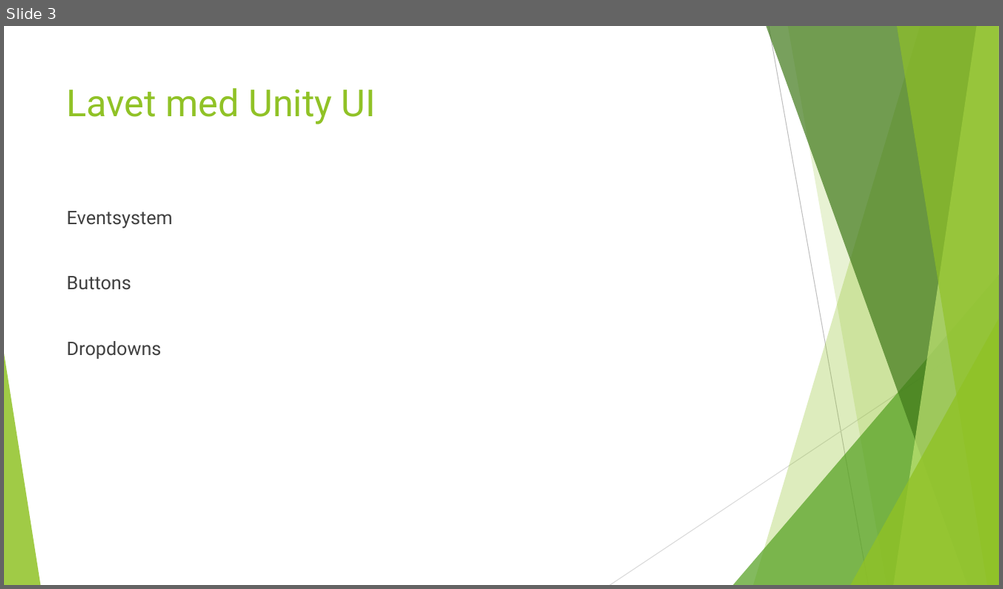
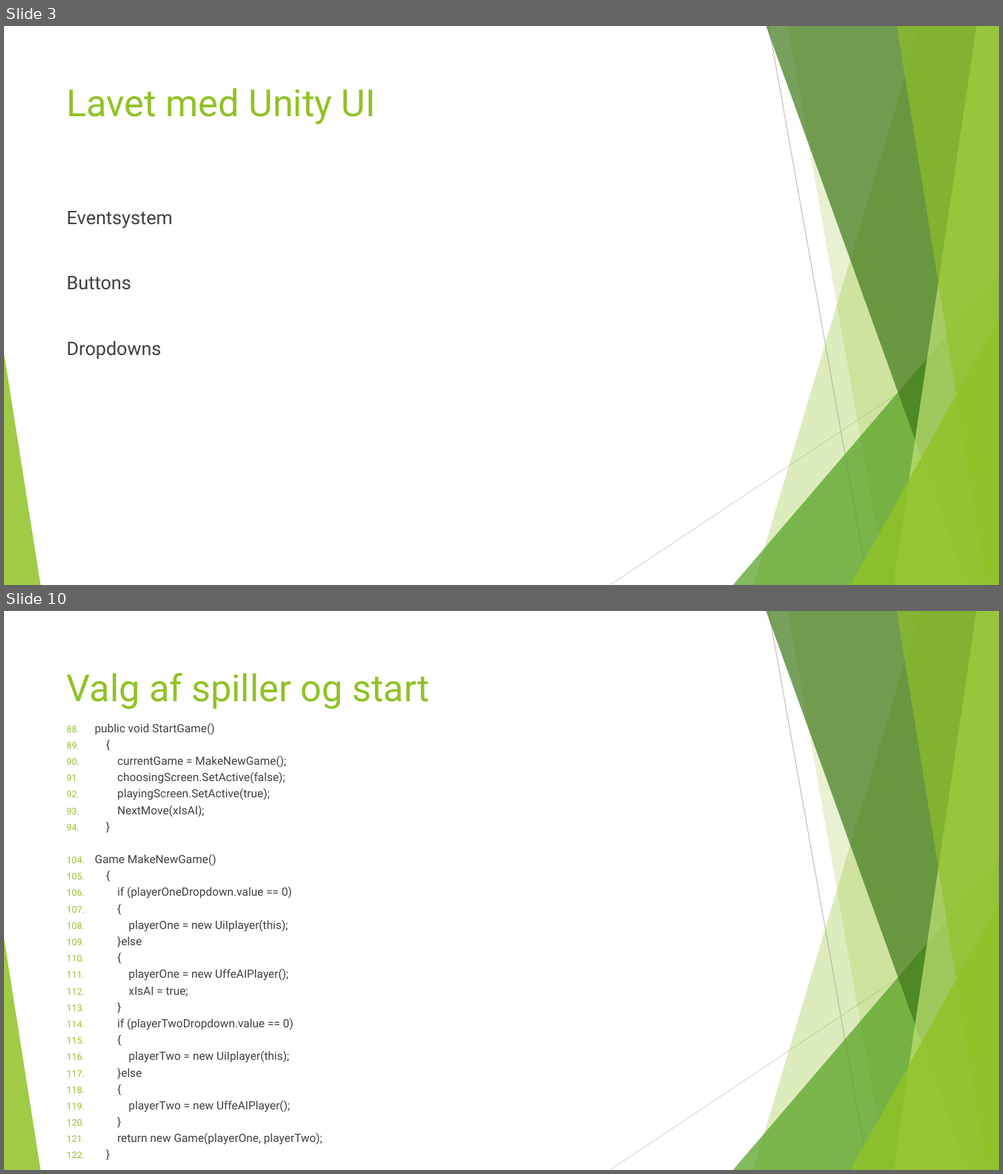
Before and after one commit to UffeThorsen/ZBC-ProgB-18-20-TicTacToe, a slide deck: notes/Tic Tac Toe GUI.pptx. Shown one above the other, each under a label of ours: slide 3 before the commit, slides 3 and 10 after it; the slides between them are not shown. The pictures are 1003x589 and 1003x1174 pixels, drawn with LibreOffice and Linux fonts; fonts in the diff are those of the drawing. Boxes give left, top, right and bottom in pixels: in the first picture for what was removed or moved away, otherwise in the second. Text is boxed around its words. In the diff, an @@ line names an element or a change of style, - is before the commit and + after.

```diff
--- a/notes/Tic Tac Toe GUI.pptx
+++ b/notes/Tic Tac Toe GUI.pptx
@@ slide 10 added at (x1=4, y1=611, x2=999, y2=1170), background #FFFFFF; not listed: 10 template elements that a slide beside it also shows @@
@@ title added at (x1=67, y1=672, x2=430, y2=709), 36 pt, text #90C226 @@
+Valg af spiller og start
@@ text added at (x1=95, y1=723, x2=322, y2=1145), 11 pt, text #404040 @@
+88. public void StartGame()
+89. {
+90. currentGame = MakeNewGame();
+91. choosingScreen.SetActive(false);
+92. playingScreen.SetActive(true);
+93. NextMove(xIsAI);
+94. }
+95. Game MakeNewGame()
+96. {
+97. if (playerOneDropdown.value == 0)
+98. {
+99. playerOne = new UiIplayer(this);
+100. }else
+101. {
+102. playerOne = new UffeAIPlayer();
+103. xIsAI = true;
+104. }
+105. if (playerTwoDropdown.value == 0)
+106. {
+107. playerTwo = new UiIplayer(this);
+108. }else
+109. {
+110. playerTwo = new UffeAIPlayer();
+111. }
+112. return new Game(playerOne, playerTwo);
+113. }
```
Also in this commit, not shown: 5 slides changed, 4 other slides added, 1 slide removed, 1 other file.
